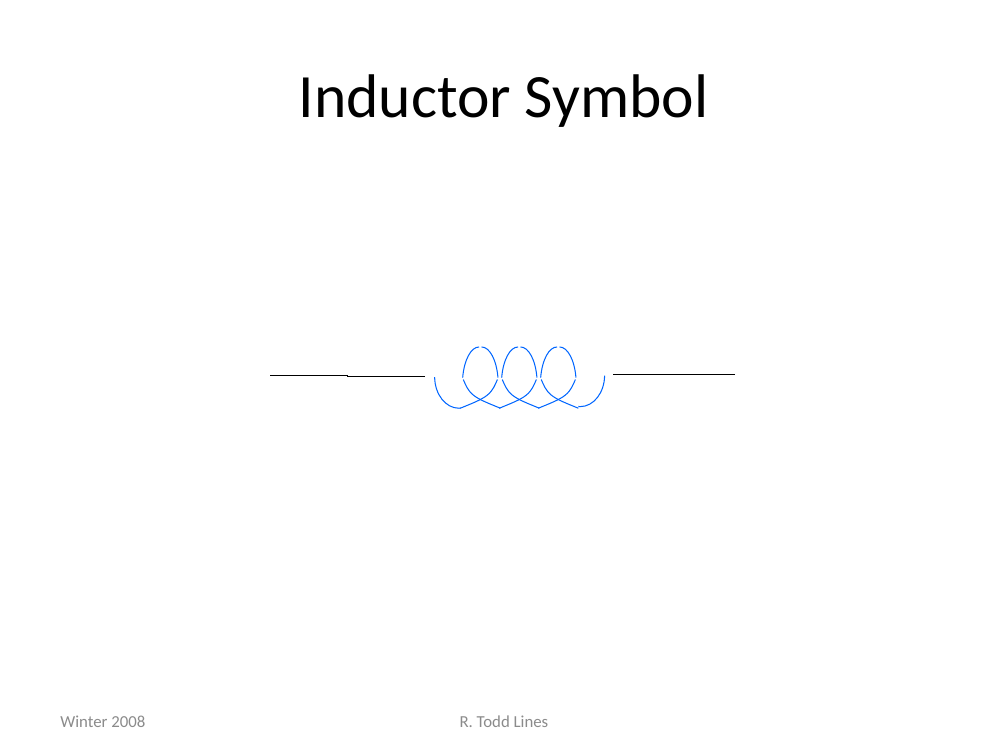
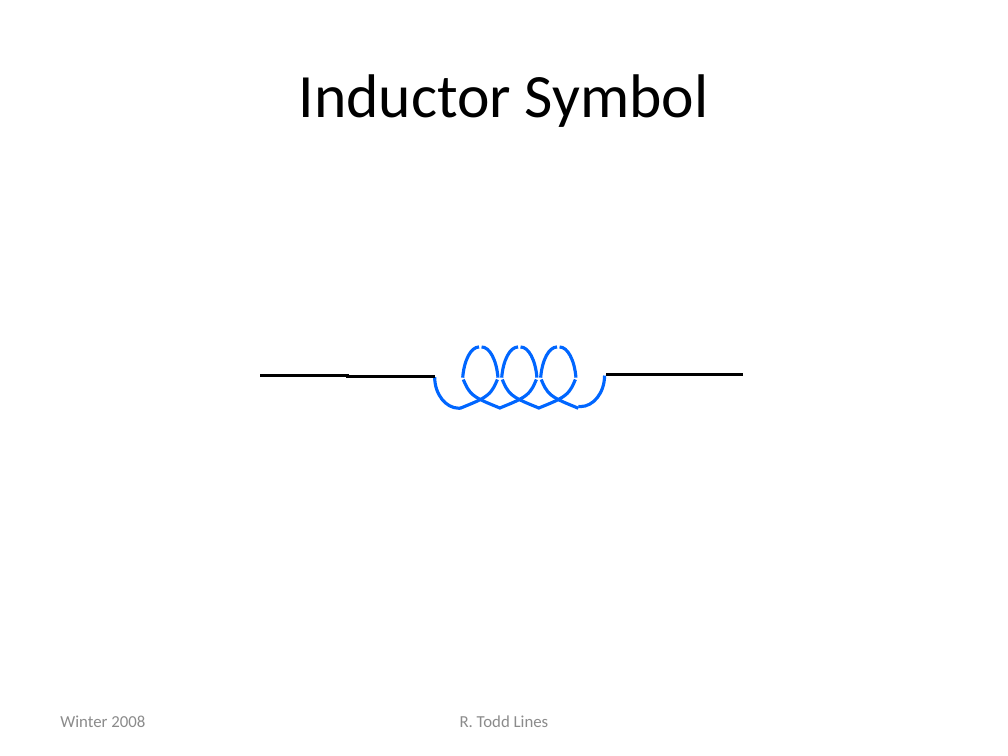
Before and after one commit to rtlines/PH223-Engineering-Physics, a slide deck: slide 10 of Slides/PH223_Lecture_46.pptx (slide 9 before the commit). Drawn at 1008x756 pixels with LibreOffice and Linux fonts; fonts in the diff are those of the drawing. Boxes give left, top, right and bottom in pixels: in the first picture for what was removed or moved away, otherwise in the second. Text is boxed around its words. In the diff, an @@ line names an element or a change of style, - is before the commit and + after.

```diff
--- a/Slides/PH223_Lecture_46.pptx
+++ b/Slides/PH223_Lecture_46.pptx
@@ elbow line (434, 376) - (260, 376): stroke #000000 0.75 pt to #000000 2.25 pt @@
@@ outline #0066FF 0.75 pt to #0066FF 2.25 pt in 14 elements at (x1=461, y1=380, x2=498, y2=408), (x1=482, y1=347, x2=498, y2=384), (x1=464, y1=380, x2=501, y2=408), (x1=463, y1=347, x2=479, y2=384), (x1=499, y1=380, x2=536, y2=408), (x1=520, y1=347, x2=536, y2=384), (x1=502, y1=380, x2=539, y2=408), (x1=502, y1=347, x2=518, y2=384), (x1=538, y1=380, x2=576, y2=408), (x1=559, y1=347, x2=576, y2=384), (x1=541, y1=380, x2=579, y2=408), (x1=540, y1=347, x2=556, y2=384), (x1=434, y1=377, x2=461, y2=408), (x1=579, y1=375, x2=605, y2=406) @@
@@ line (743, 375) - (606, 375): stroke #000000 0.75 pt to #000000 2.25 pt @@
```
Also in this commit, not shown: 1 slide added, 13 other files.
